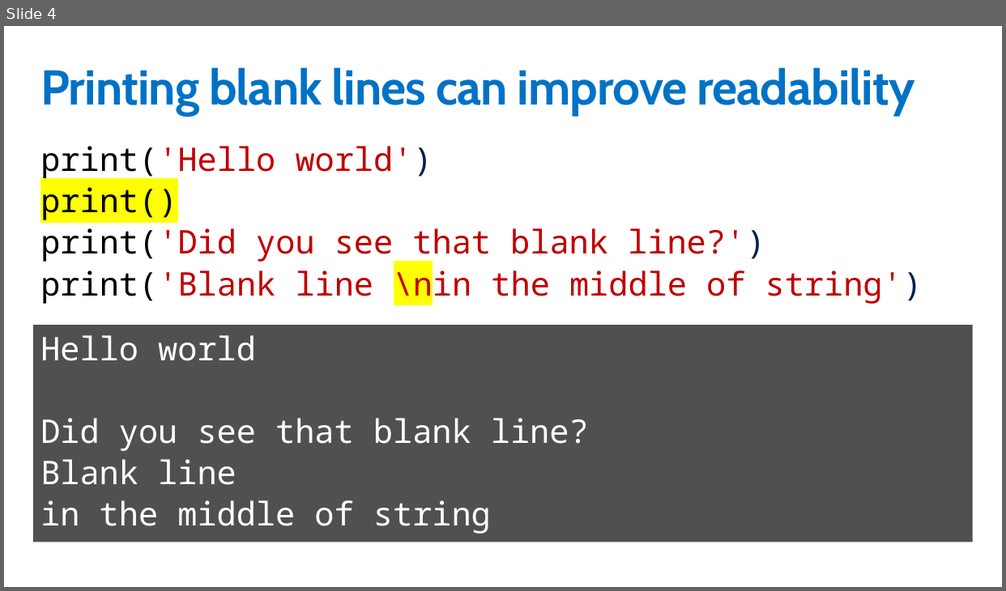
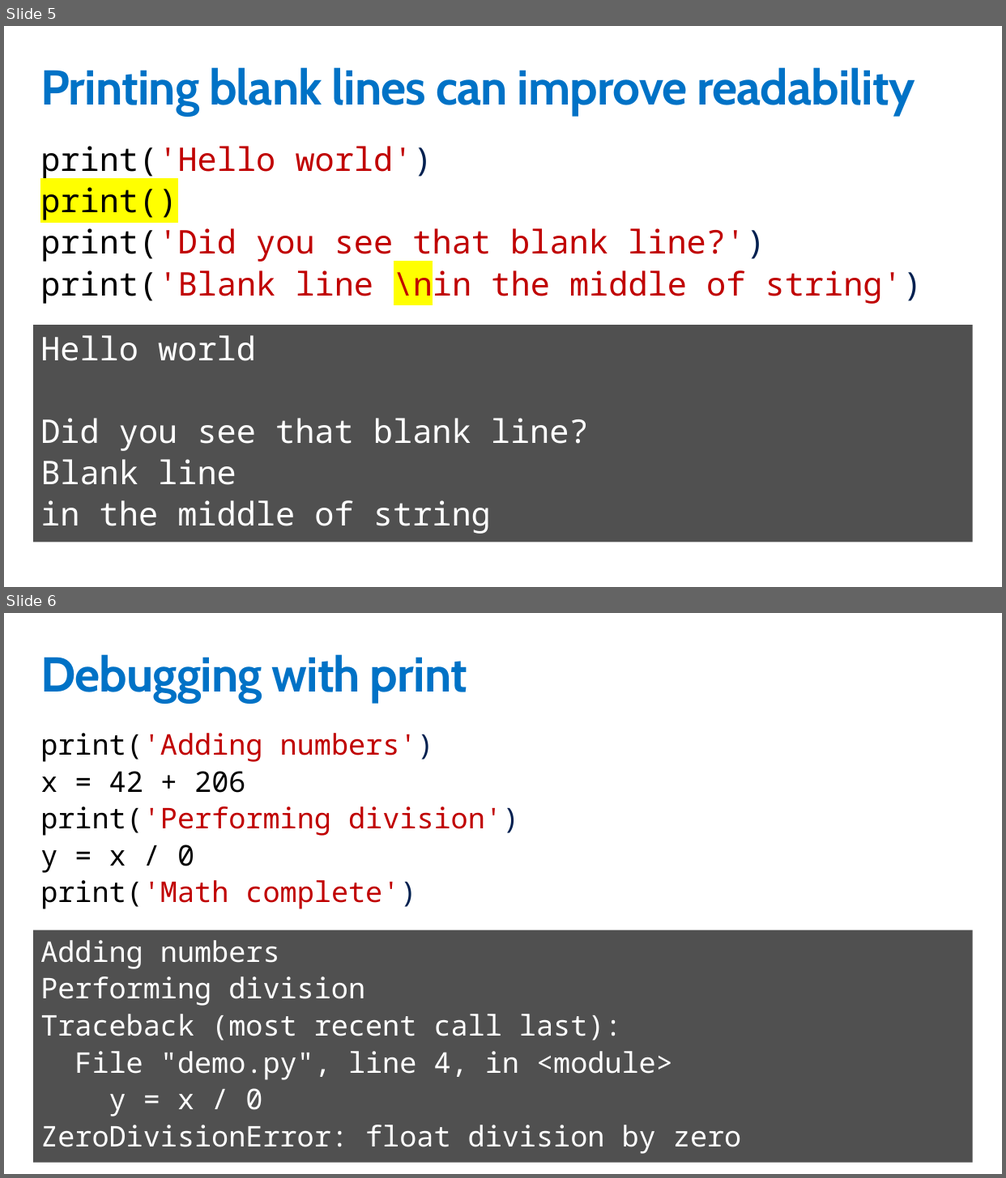
Before and after one commit to GeekTrainer/python-getting-started, a slide deck: Slides/2 - Print.pptx. Shown one above the other, each under a label of ours: slide 4 before the commit, slides 5 and 6 after it. The pictures are 1006x591 and 1006x1178 pixels, drawn with LibreOffice and Linux fonts; fonts in the diff are those of the drawing. Boxes give left, top, right and bottom in pixels: in the first picture for what was removed or moved away, otherwise in the second. Text is boxed around its words. In the diff, an @@ line names an element or a change of style, - is before the commit and + after.

```diff
--- a/Slides/2 - Print.pptx
+++ b/Slides/2 - Print.pptx
@@ slide 6 added at (4, 613, 1002, 1174), background #FFFFFF @@
@@ title added at (40, 654, 467, 702), 48 pt, text #0072C6, bold @@
+Debugging with print
@@ text added at (40, 733, 519, 909), 28 pt, text #C00000 @@
+print('Adding numbers')
+x = 42 + 206
+print('Performing division')
+y = x / 0
+print('Math complete')
@@ rectangle added at (33, 930, 973, 1163), fill #505050, 28 pt, text #FFFFFF @@
+Adding numbers
+Performing division
+Traceback (most recent call last):
+File "demo.py", line 4, in <module>
+y = x / 0
+ZeroDivisionError: float division by zero
@@ what was slide 4 is now slide 5 @@
```
Also in this commit, not shown: 1 other slide added, 2 slides removed, 1 other file.
